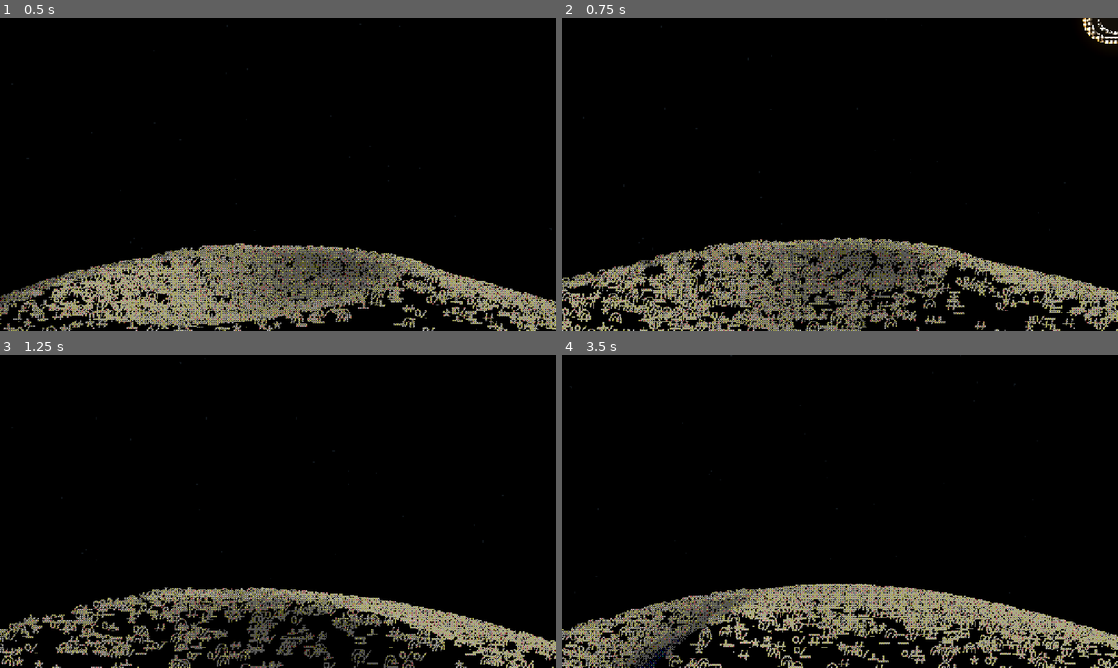
Above: before the commit, frames 1-4 (two rows, left to right).
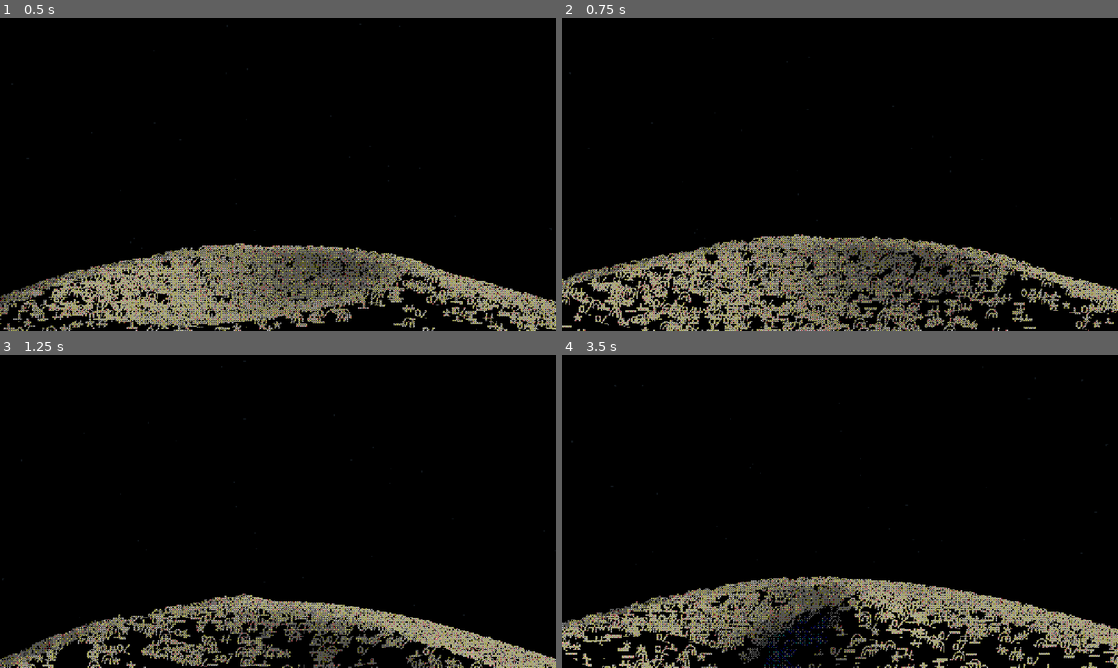
Above: after the commit, the same moments.

Repository: Yuan-Zzzz/ASCII-EXPLORE
Game: Godot game, scene res://scenes/moon_walk.tscn
Two runs of this game, one before a commit and one after it. Both use one fixed random seed, a clock stepped at 60 frames per second and the inputs below.
Inputs (mouse positions are in pixels of both pictures, inside the frame that each line leads up to):
- Up to frame 1 (0.5 s): no input
- Up to frame 2 (0.75 s): tap Enter at 0.5 s; move the mouse to (867, 174) at 0.52 s; hold W (move_forward) from 0.53 s (still down); hold Shift (sprint) from 0.53 s (still down); click (867, 174) at 0.67 s
- Up to frame 3 (1.25 s): keep holding W (move_forward); keep holding Shift (sprint); tap Space (jump) at 0.77, 1.07 s
- Up to frame 4 (3.5 s): keep holding W (move_forward); move the mouse to (812, 511) at 1.27 s; release Shift (sprint) at 1.28 s; tap C at 1.35 s; click (812, 511) at 1.42 s; tap Space (jump) at 1.52, 1.82, 3.02, 3.32 s; move the mouse to (851, 505) at 2.02 s; tap T at 2.1 s; click (851, 505) at 2.17 s; move the mouse to (834, 517) at 2.77 s; tap Shift (sprint) at 2.85 s; click (834, 517) at 2.92 s

Frame 1 is identical in both runs. In frame 2, 14% of the frame differs, in the area x 0-100%, y 0-100%; in frame 3, 12%; in frame 4, 14%.

Commit message:
refactor(ascii): extract AsciiSurfaceRoot shared scene-root behavior
moon_walk_root shrinks to sun energy aliases. The grassland scene will
inherit render-mode switching, depth hosts, glyph sync, and lens layers.

Co-authored-by: Cursor <cursoragent@cursor.com>

Diff:
--- /dev/null
+++ b/features/ascii/ascii_surface_root.gd
@@ -0,0 +1,178 @@
+@tool
+class_name AsciiSurfaceRoot
+extends Node3D
+## 共享的场景根职责：渲染模式切换、深度底壳、字形字段同步、镜头层剔除。
+## moon_walk_root.gd 与 grassland_root.gd 都继承它；子类只保留场景特有逻辑。
+
+const ModelDitherShader = preload("res://features/dither/bayer_model.gdshader")
+
+@export_enum("ASCII 3D", "Bayer Model", "ASCII + Bayer") var surface_render_mode: int = 2
+@export_range(1.0, 8.0, 1.0) var dither_pixel_size: float = 2.0
+@export_range(2.0, 16.0, 1.0) var dither_color_levels: float = 4.0
+
+const LENS_LAYER := 10
+const VOID_SHELL_COLOR := Color(0, 0, 0, 1)
+
+## 光源方向由场景自己的光源决定；子类在 _process 中调用 _sync_light_to_glyphs(dir)。
+@export var light_path: NodePath = ^""
+@export var emissive_core_energy: float = 4.0
+@export var emissive_glyph_energy: float = 3.0
+
+var _active_surface_mode: int = -1
+var _glyph_fields: Array[GlyphField] = []
+var _light: Light3D
+var _light_aim: Node3D
+var _light_dir_hint: Vector3 = Vector3(0.4, 0.8, 0.3)
+
+
+func _ready() -> void:
+	_light = get_node_or_null(light_path) as Light3D
+	if _light != null and _light is DirectionalLight3D:
+		var aim := _find_first_mesh_host()
+		if aim != null:
+			(_light as DirectionalLight3D).look_at(aim.global_position, Vector3.UP)
+	_collect_glyph_fields()
+	_apply_depth_hosts()
+	_sync_light_to_glyphs()
+	for field in _glyph_fields:
+		if field.hide_from_lens:
+			hide_field_from_lens(field)
+
+
+func _find_first_mesh_host() -> Node3D:
+	for field in _glyph_fields:
+		var host := field.get_parent() as MeshInstance3D
+		if host != null and not field.emissive_body:
+			return host
+	return null
+
+
+func _process(_delta: float) -> void:
+	if _active_surface_mode != surface_render_mode:
+		_apply_depth_hosts()
+	_sync_light_to_glyphs()
+
+
+func _unhandled_input(event: InputEvent) -> void:
+	if Engine.is_editor_hint():
+		return
+	if event is InputEventKey and event.pressed and not event.echo and event.keycode == KEY_ESCAPE:
+		if Input.mouse_mode == Input.MOUSE_MODE_CAPTURED:
+			Input.mouse_mode = Input.MOUSE_MODE_VISIBLE
+		else:
+			get_tree().quit()
+		get_viewport().set_input_as_handled()
+	elif event is InputEventMouseButton:
+		var button := event as InputEventMouseButton
+		if button.pressed and button.button_index == MOUSE_BUTTON_LEFT:
+			if Input.mouse_mode != Input.MOUSE_MODE_CAPTURED and DisplayServer.get_name() != "headless":
+				Input.mouse_mode = Input.MOUSE_MODE_CAPTURED
+
+
+static func _lens_layers(layers: int) -> int:
+	return layers & ~(1 << (LENS_LAYER - 1))
+
+
+func _collect_glyph_fields() -> void:
+	_glyph_fields.clear()
+	_collect_fields_under(self)
+
+
+func _collect_fields_under(node: Node) -> void:
+	if node is GlyphField:
+		_glyph_fields.append(node as GlyphField)
+	for child in node.get_children():
+		_collect_fields_under(child)
+
+
+## 端口：场景把主光源方向写进来（每帧或光源变化时）。内部自动归一化。
+func set_light_direction(direction: Vector3) -> void:
+	if direction.length_squared() < 1.0e-8:
+		return
+	_light_dir_hint = direction.normalized()
+
+
+## 场景希望被镜头层剔除的字段（隐藏底壳不进黑洞透镜采样）。
+func hide_field_from_lens(field: GlyphField) -> void:
+	var host := field.get_parent() as VisualInstance3D
+	if host != null:
+		host.layers = _lens_layers(host.layers)
+
+
+func _apply_depth_hosts() -> void:
+	_active_surface_mode = surface_render_mode
+	for field in _glyph_fields:
+		var host := field.get_parent() as MeshInstance3D
+		if host == null:
+			continue
+		field.visible = surface_render_mode != 1
+		if field.emissive_body:
+			field.emission_energy = emissive_glyph_energy
+		var material := StandardMaterial3D.new()
+		material.roughness = 1.0
+		if field.emissive_body:
+			material.shading_mode = BaseMaterial3D.SHADING_MODE_UNSHADED
+			material.albedo_color = _emissive_core_color(field.tint)
+			material.emission_enabled = true
+			material.emission = field.tint
+			material.emission_energy_multiplier = emissive_core_energy
+			host.cast_shadow = GeometryInstance3D.SHADOW_CASTING_SETTING_OFF
+		else:
+			if surface_render_mode != 1:
+				material.shading_mode = BaseMaterial3D.SHADING_MODE_UNSHADED
+			material.albedo_color = field.tint if surface_render_mode == 1 else VOID_SHELL_COLOR
+			host.cast_shadow = GeometryInstance3D.SHADOW_CASTING_SETTING_ON
+		host.material_override = material
+		host.material_overlay = null
+		if surface_render_mode == 1:
+			var overlay := ShaderMaterial.new()
+			overlay.shader = ModelDitherShader
+			host.material_overlay = overlay
+
+
+func _emissive_core_color(tint: Color) -> Color:
+	return Color(
+		tint.r * emissive_core_energy,
+		tint.g * emissive_core_energy,
+		tint.b * emissive_core_energy,
+		1.0
+	)
+
+
+func _sync_light_to_glyphs() -> void:
+	var light_dir := _current_light_dir()
+	for field in _glyph_fields:
+		var host := field.get_parent() as MeshInstance3D
+		field.sync_viewport_size()
+		if not field.light_dir.is_equal_approx(light_dir):
+			field.light_dir = light_dir
+		field.dither_enabled = surface_render_mode == 2 and not field.emissive_body
+		field.dither_pixel_size = dither_pixel_size
+		field.dither_color_levels = dither_color_levels
+		field._apply_params()
+		if surface_render_mode != 1 or host == null:
+			continue
+		var material := host.material_override as StandardMaterial3D
+		if material != null:
+			if field.emissive_body:
+				material.albedo_color = _emissive_core_color(field.tint)
+				material.emission = field.tint
+				material.emission_energy_multiplier = emissive_core_energy
+			else:
+				material.albedo_color = field.tint
+		var overlay := host.material_overlay as ShaderMaterial
+		if overlay != null:
+			overlay.set_shader_parameter("u_pixel_size", dither_pixel_size)
+			overlay.set_shader_parameter("u_color_levels", dither_color_levels)
+			overlay.set_shader_parameter("lit_weight", field.dither_lit_weight)
+
+
+func _current_light_dir() -> Vector3:
+	if _light is DirectionalLight3D:
+		return (_light as DirectionalLight3D).global_basis.z.normalized()
+	if _light is SpotLight3D or _light is OmniLight3D:
+		# 点光源没有全局方向；用最近字段宿主到光源的方向作近似。
+		var target := _find_first_mesh_host()
+		if target != null:
+			return (_light.global_position - target.global_position).normalized()
+	return _light_dir_hint
--- a/features/moon_walk/moon_walk_root.gd
+++ b/features/moon_walk/moon_walk_root.gd
@@ -1,146 +1,13 @@
 @tool
-extends Node3D
+class_name MoonWalkRoot
+extends "res://features/ascii/ascii_surface_root.gd"
+## 月面场景特有逻辑：太阳自发光能量与光轴。渲染模式与字段同步在 AsciiSurfaceRoot。
 
-const ModelDitherShader = preload("res://features/dither/bayer_model.gdshader")
-
-@export_enum("ASCII 3D", "Bayer Model", "ASCII + Bayer") var surface_render_mode: int = 2
-@export_range(1.0, 8.0, 1.0) var dither_pixel_size: float = 2.0
-@export_range(2.0, 16.0, 1.0) var dither_color_levels: float = 4.0
-@export_range(0.0, 12.0, 0.1) var sun_core_energy: float = 4.0
-@export_range(0.0, 12.0, 0.1) var sun_glyph_emission: float = 3.0
-@export var sun_light_path: NodePath = ^"SkyPivot/SunHost/SunLight"
-@export var sun_aim_path: NodePath = ^"Moon/MoonMesh"
-
-const LENS_LAYER := 10
-const VOID_SHELL_COLOR := Color(0, 0, 0, 1)
-
-var _active_surface_mode: int = -1
-var _glyph_fields: Array[GlyphField] = []
-var _sun_light: DirectionalLight3D
-var _sun_aim: Node3D
-
-
-func _ready() -> void:
-	_sun_light = get_node_or_null(sun_light_path) as DirectionalLight3D
-	_sun_aim = get_node_or_null(sun_aim_path) as Node3D
-	if not Engine.is_editor_hint() and DisplayServer.get_name() != "headless":
-		Input.mouse_mode = Input.MOUSE_MODE_CAPTURED
-	if _sun_light != null and _sun_aim != null:
-		_sun_light.look_at(_sun_aim.global_position, Vector3.UP)
-	_collect_glyph_fields()
-	_apply_depth_hosts()
-	_sync_light_to_glyphs()
-	for field in _glyph_fields:
-		if not field.hide_from_lens:
-			continue
-		var host := field.get_parent() as VisualInstance3D
-		if host != null:
-			host.layers = _lens_layers(host.layers)
-
-
-func _process(_delta: float) -> void:
-	if _active_surface_mode != surface_render_mode:
-		_apply_depth_hosts()
-	_sync_light_to_glyphs()
-
-
-func _unhandled_input(event: InputEvent) -> void:
-	if Engine.is_editor_hint():
-		return
-	if event is InputEventKey and event.pressed and not event.echo and event.keycode == KEY_ESCAPE:
-		if Input.mouse_mode == Input.MOUSE_MODE_CAPTURED:
-			Input.mouse_mode = Input.MOUSE_MODE_VISIBLE
-		else:
-			get_tree().quit()
-		get_viewport().set_input_as_handled()
-	elif event is InputEventMouseButton:
-		var button := event as InputEventMouseButton
-		if button.pressed and button.button_index == MOUSE_BUTTON_LEFT:
-			if Input.mouse_mode != Input.MOUSE_MODE_CAPTURED and DisplayServer.get_name() != "headless":
-				Input.mouse_mode = Input.MOUSE_MODE_CAPTURED
-
-
-static func _lens_layers(layers: int) -> int:
-	return layers & ~(1 << (LENS_LAYER - 1))
-
-
-func _collect_glyph_fields() -> void:
-	_glyph_fields.clear()
-	_collect_fields_under(self)
-
-
-func _collect_fields_under(node: Node) -> void:
-	if node is GlyphField:
-		_glyph_fields.append(node as GlyphField)
-	for child in node.get_children():
-		_collect_fields_under(child)
-
-
-func _apply_depth_hosts() -> void:
-	_active_surface_mode = surface_render_mode
-	for field in _glyph_fields:
-		var host := field.get_parent() as MeshInstance3D
-		if host == null:
-			continue
-		field.visible = surface_render_mode != 1
-		if field.emissive_body:
-			field.emission_energy = sun_glyph_emission
-		var material := StandardMaterial3D.new()
-		material.roughness = 1.0
-		if field.emissive_body:
-			material.shading_mode = BaseMaterial3D.SHADING_MODE_UNSHADED
-			material.albedo_color = _emissive_core_color(field.tint)
-			material.emission_enabled = true
-			material.emission = field.tint
-			material.emission_energy_multiplier = sun_core_energy
-			host.cast_shadow = GeometryInstance3D.SHADOW_CASTING_SETTING_OFF
-		else:
-			if surface_render_mode != 1:
-				material.shading_mode = BaseMaterial3D.SHADING_MODE_UNSHADED
-			material.albedo_color = field.tint if surface_render_mode == 1 else VOID_SHELL_COLOR
-			host.cast_shadow = GeometryInstance3D.SHADOW_CASTING_SETTING_ON
-		host.material_override = material
-		host.material_overlay = null
-		if surface_render_mode == 1:
-			var overlay := ShaderMaterial.new()
-			overlay.shader = ModelDitherShader
-			host.material_overlay = overlay
-
-
-func _emissive_core_color(tint: Color) -> Color:
-	return Color(
-		tint.r * sun_core_energy,
-		tint.g * sun_core_energy,
-		tint.b * sun_core_energy,
-		1.0
-	)
-
-
-func _sync_light_to_glyphs() -> void:
-	if _sun_light == null:
-		return
-	var light_dir := _sun_light.global_basis.z.normalized()
-	for field in _glyph_fields:
-		var host := field.get_parent() as MeshInstance3D
-		field.sync_viewport_size()
-		if not field.light_dir.is_equal_approx(light_dir):
-			field.light_dir = light_dir
-		field.dither_enabled = surface_render_mode == 2 and not field.emissive_body
-		field.dither_pixel_size = dither_pixel_size
-		field.dither_color_levels = dither_color_levels
-		field._apply_params()
-		if surface_render_mode != 1 or host == null:
-			continue
-		var material := host.material_override as StandardMaterial3D
-		if material != null:
-			if field.emissive_body:
-				material.albedo_color = _emissive_core_color(field.tint)
-				material.emission = field.tint
-				material.emission_energy_multiplier = sun_core_energy
-			else:
-				material.albedo_color = field.tint
-		var overlay := host.material_overlay as ShaderMaterial
-		if overlay != null:
-			overlay.set_shader_parameter("u_pixel_size", dither_pixel_size)
-			overlay.set_shader_parameter("u_color_levels", dither_color_levels)
-			overlay.set_shader_parameter("lit_weight", field.dither_lit_weight)
+@export_range(0.0, 12.0, 0.1) var sun_core_energy: float = 4.0:
+	set(value):
+		sun_core_energy = value
+		emissive_core_energy = value
+@export_range(0.0, 12.0, 0.1) var sun_glyph_emission: float = 3.0:
+	set(value):
+		sun_glyph_emission = value
+		emissive_glyph_energy = value
--- a/scenes/moon_walk.tscn
+++ b/scenes/moon_walk.tscn
@@ -114,6 +114,7 @@
 [node name="MoonWalk" type="Node3D" unique_id=1458876948]
 script = ExtResource("1_root")
 dither_pixel_size = 1.0
+light_path = NodePath("SkyPivot/SunHost/SunLight")
 
 [node name="WorldEnvironment" type="WorldEnvironment" parent="." unique_id=1458794770]
 environment = SubResource("Environment_world")
Not shown, added: features/ascii/ascii_surface_root.gd.uid
